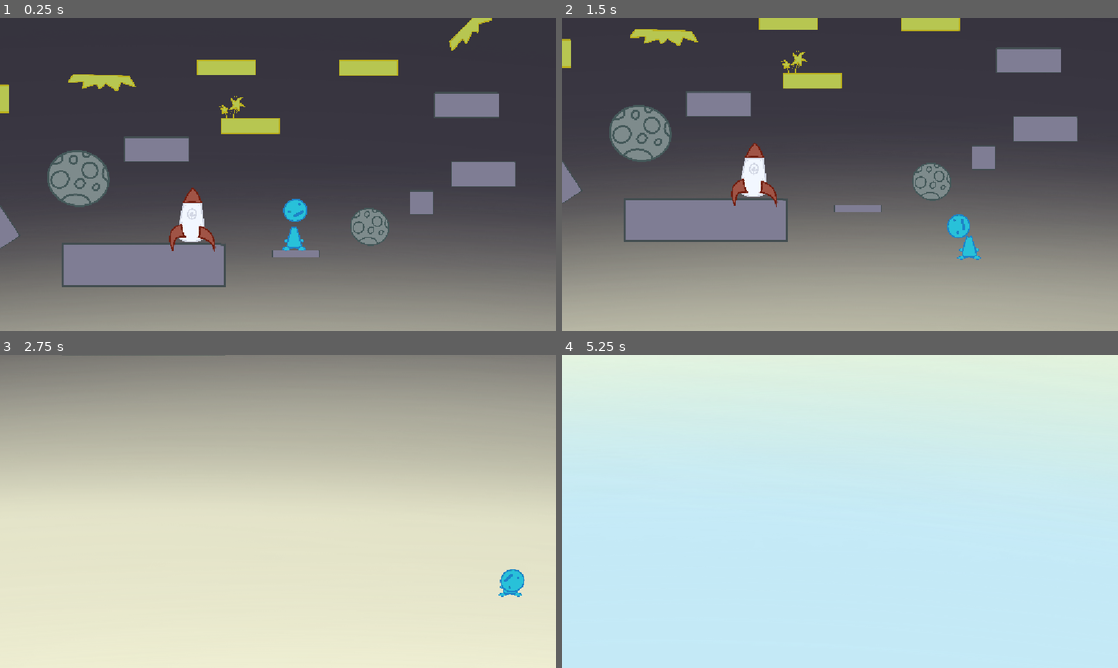
Above: before the commit, frames 1-4 (two rows, left to right).
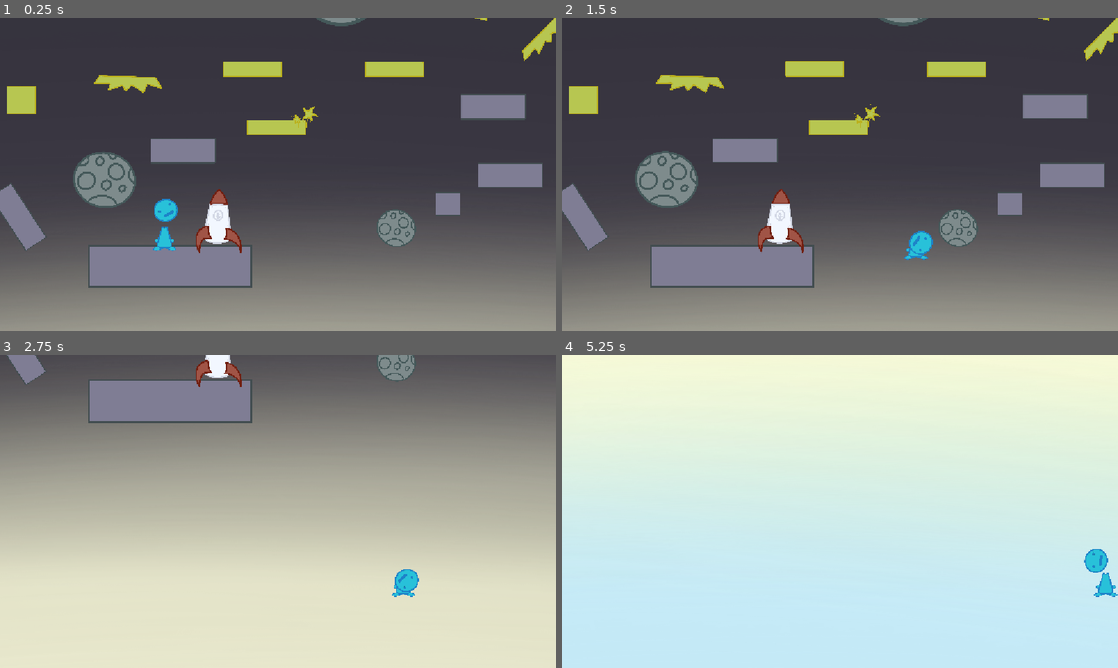
Above: after the commit, the same moments.

Repository: average4136/head-over-heels-game
Game: Godot game, scene res://Scenes/Level scenes/space_scene.tscn
Two runs of this game, one before a commit and one after it. Both use one fixed random seed, a clock stepped at 60 frames per second and the inputs below. This scene is started directly instead of the project's main scene.
Inputs:
- Up to frame 1 (0.25 s): no input
- Up to frame 2 (1.5 s): tap Enter (ui_accept) at 0.5 s; hold D (move_right) from 0.53 s (still down); tap Space (jump) at 0.77 s
- Up to frame 3 (2.75 s): tap Space (jump) at 1.52 s; release D (move_right) at 2.03 s; hold A (move_left) from 2.03 s (still down)
- Up to frame 4 (5.25 s): release A (move_left) at 2.78 s; hold D (move_right) 2.78-4.28 s; tap Space (jump) at 3.02, 3.77, 4.52 s; hold A (move_left) 4.28-5.03 s; hold D (move_right) from 5.03 s (still down)

The runs differ from the first frame. In frame 1, 14% of the frame differs, in the area x 0-100%, y 0-87%; in frame 2, 54%; in frame 3, 59%, in the area x 0-100%, y 0-78%; in frame 4, 0.6%.

Commit message:
space done but needs playtesting

Diff:
--- a/Scenes/Level scenes/space_scene.tscn
+++ b/Scenes/Level scenes/space_scene.tscn
@@ -386,6 +386,7 @@
 }
 
 [node name="Space Scene" type="Node2D" unique_id=1614508694]
+position = Vector2(109, 15)
 
 [node name="GradientBg" type="Sprite2D" parent="." unique_id=1264902900]
 position = Vector2(-23.000004, 3950.0002)
@@ -414,10 +415,6 @@
 [node name="Node2D5" parent="." unique_id=552745981 instance=ExtResource("2_8wo2k")]
 position = Vector2(850, 133)
 
-[node name="Node2D6" parent="." unique_id=1898511095 instance=ExtResource("2_8wo2k")]
-position = Vector2(73, 461)
-scale = Vector2(0.7300851, 0.2657136)
-
 [node name="Node2D7" parent="." unique_id=955187897 instance=ExtResource("2_8wo2k")]
 position = Vector2(-505, 30)
 
@@ -443,7 +440,7 @@
 position = Vector2(-859, -280)
 
 [node name="star platform2" parent="." unique_id=1071983857 instance=ExtResource("6_ad6b8")]
-position = Vector2(706, -408.99997)
+position = Vector2(897.92993, -374.80807)
 rotation = -0.82849085
 
 [node name="yellow block4" parent="." unique_id=1287986369 instance=ExtResource("5_bc4y4")]
@@ -451,12 +448,12 @@
 scale = Vector2(0.48800763, 1.850894)
 
 [node name="yellow block5" parent="." unique_id=1930980042 instance=ExtResource("5_bc4y4")]
-position = Vector2(258, -641.00006)
+position = Vector2(449.92993, -606.80817)
 rotation = 0.196726
 scale = Vector2(1.3071389, 0.55597335)
 
 [node name="StarDecor" type="Sprite2D" parent="." unique_id=377873062]
-position = Vector2(-200, -143)
+position = Vector2(-8.070068, -108.808105)
 scale = Vector2(0.17638484, 0.17638484)
 texture = ExtResource("7_1k4pw")
 
@@ -471,7 +468,7 @@
 libraries/ = SubResource("AnimationLibrary_2anaj")
 
 [node name="Moon Platform3" parent="." unique_id=1937656728 instance=ExtResource("3_fjhv3")]
-position = Vector2(-241.00003, -742)
+position = Vector2(-49.0701, -707.8081)
 scale = Vector2(1.5276088, 1.6838567)
 
 [node name="AlienDecor" type="Sprite2D" parent="." unique_id=1104665968]
@@ -484,13 +481,14 @@
 libraries/ = SubResource("AnimationLibrary_6es0x")
 
 [node name="Guy" parent="." unique_id=1796156875 instance=ExtResource("9_8wo2k")]
-position = Vector2(66, 416)
+position = Vector2(-580, 410)
 
 [node name="star platform3" parent="." unique_id=112477691 instance=ExtResource("6_ad6b8")]
-position = Vector2(-1419, -915.00006)
+position = Vector2(-1227.0701, -880.80817)
 scale = Vector2(3.64, 3.64)
 
 [node name="PORTAL" type="Node2D" parent="." unique_id=1580670030]
+position = Vector2(191.92993, 34.191895)
 
 [node name="Portal1" type="Sprite2D" parent="PORTAL" unique_id=1940111192]
 position = Vector2(-932.51746, -976.1034)
